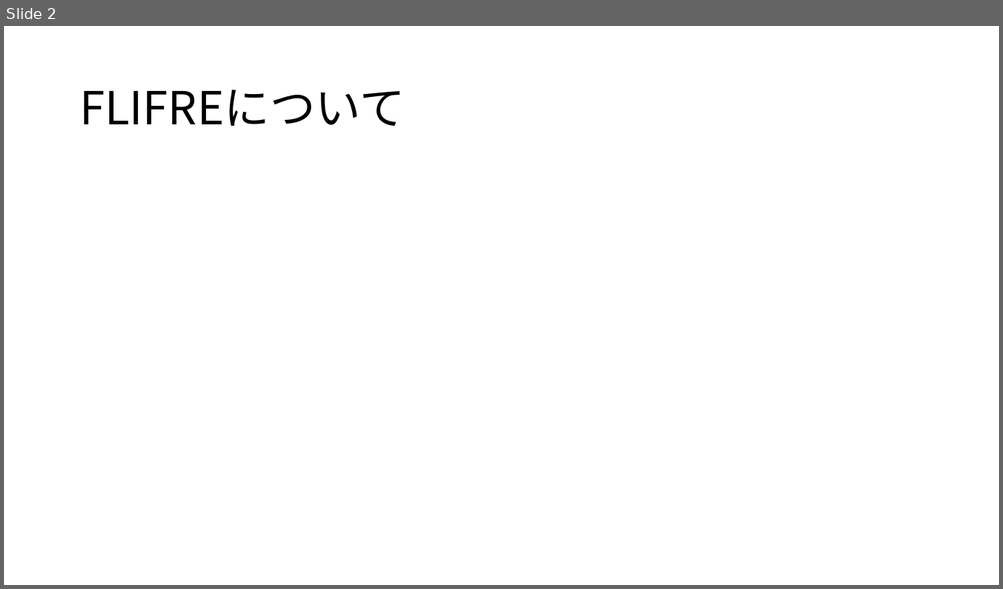
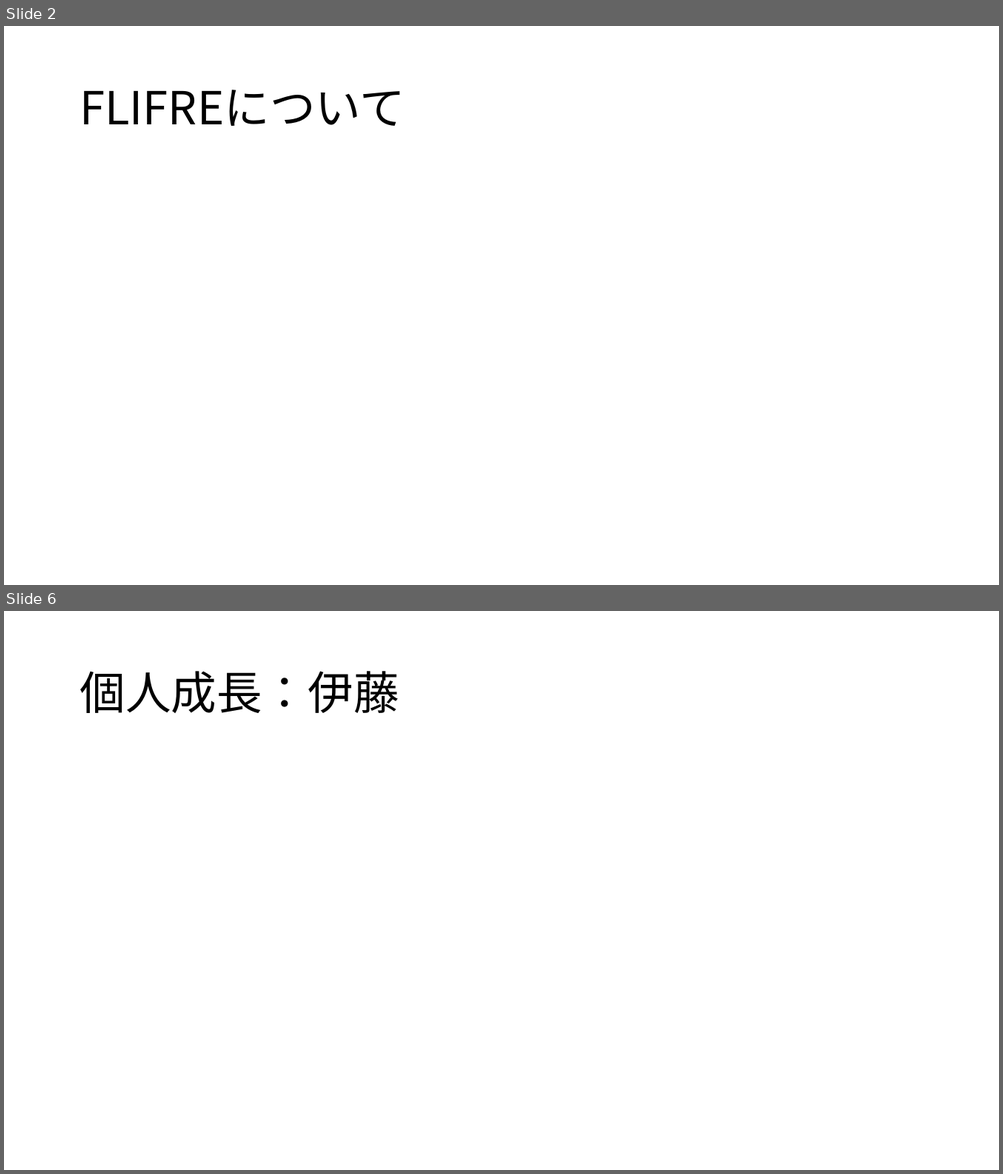
Before and after one commit to dojo2022/B-3, a slide deck: doc/B3炙りえんがわ_成果発表会資料.pptx. Shown one above the other, each under a label of ours: slide 2 before the commit, slides 2 and 6 after it; the slides between them are not shown. The pictures are 1003x589 and 1003x1174 pixels, drawn with LibreOffice and Linux fonts; fonts in the diff are those of the drawing. Boxes give left, top, right and bottom in pixels: in the first picture for what was removed or moved away, otherwise in the second. Text is boxed around its words. In the diff, an @@ line names an element or a change of style, - is before the commit and + after.

```diff
--- a/doc/B3炙りえんがわ_成果発表会資料.pptx
+++ b/doc/B3炙りえんがわ_成果発表会資料.pptx
@@ slide 6 added at [4,611,999,1170], background #FFFFFF @@
@@ title added at [79,671,398,713], 44 pt, text #000000 @@
+個人成長：伊藤
```
Also in this commit, not shown: 2 slides changed, 5 other slides added.
